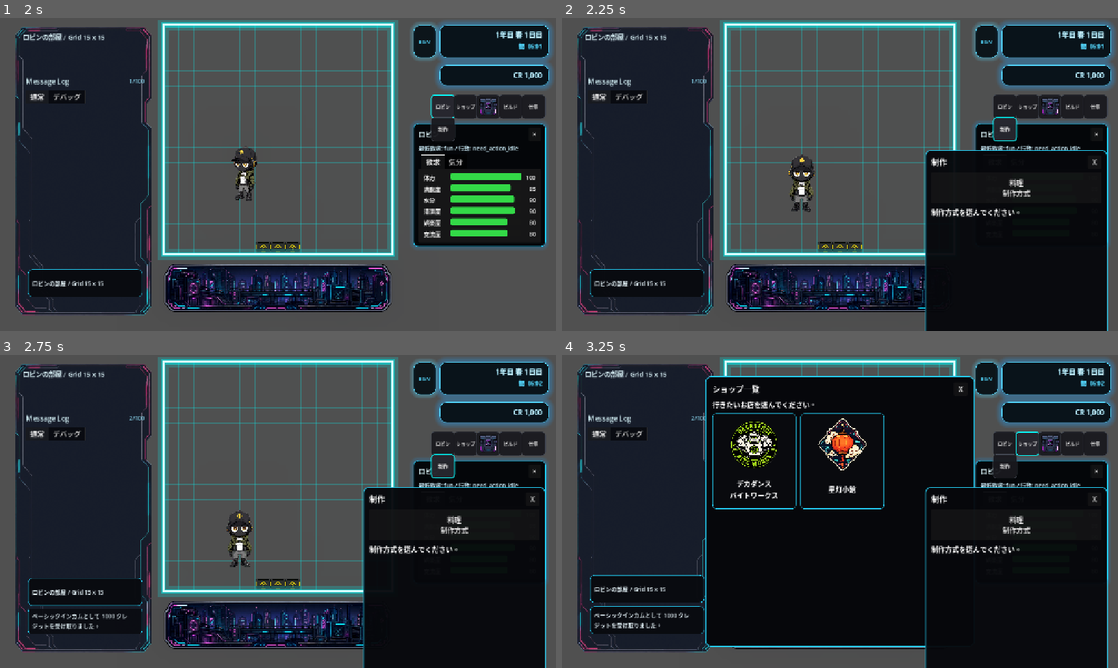
Above: before the commit, frames 1-4 (two rows, left to right).
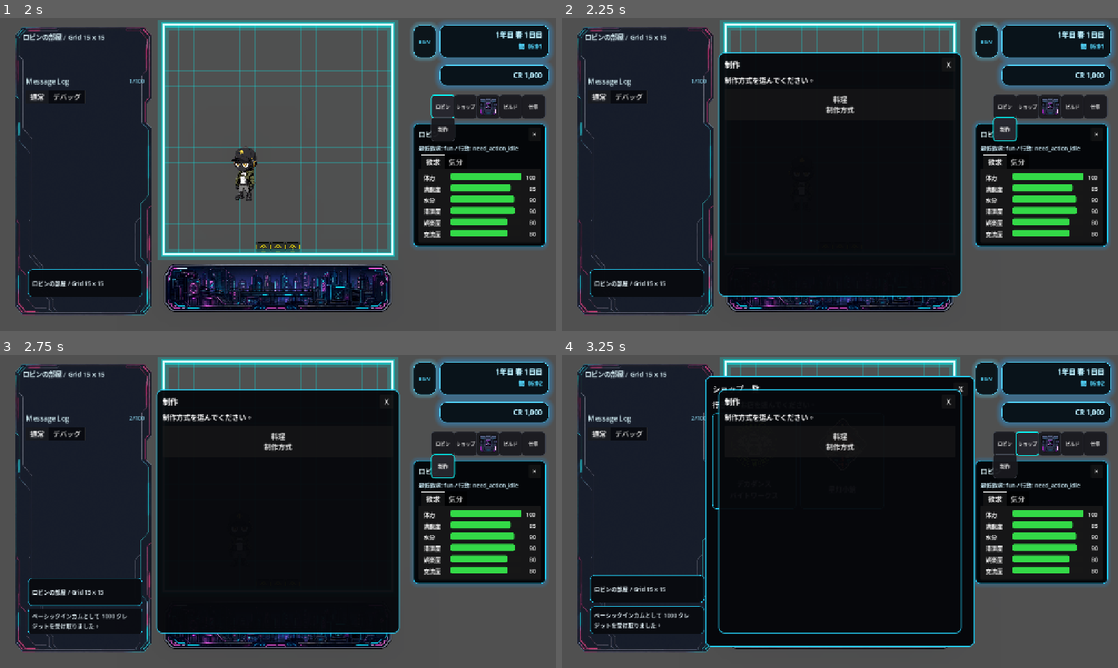
Above: after the commit, the same moments.

Repository: grimoire1089-coder/optimistic
Game: Godot game, scene res://Scenes/Boot/TitleScene.tscn
The game is run twice, just before and just after one commit, with the same random seed, the same clock (stepped at 60 frames per second) and the same inputs. Sound files missing from this copy of the repository are replaced by a short silence.
Inputs:
- Up to frame 1 (2 s): click "はじめる" at 0.5 s; click "ロビン" at 1.25 s
- Up to frame 2 (2.25 s): click "制作" at 2 s
- Up to frame 3 (2.75 s): no input
- Up to frame 4 (3.25 s): click "ショップ" at 2.75 s

Frame 1 is identical in both runs. In frame 2, 42% of the frame differs, in the area x 28-99%, y 10-100%; in frame 3, 42%; in frame 4, 13%.

Commit message:
Center craft UI and improve recipe cards

Diff:
--- a/Scripts/UI/HUD/CraftMenu.gd
+++ b/Scripts/UI/HUD/CraftMenu.gd
@@ -7,9 +7,9 @@
 	"res://Data/Craft/Recipes/Cooking_0001_WhiteRice.tres",
 ]
 
-const LARGE_MENU_TOP_RIGHT_OFFSET := Vector2(-444.0, 304.0)
-const LARGE_MENU_SIZE := Vector2(420.0, 520.0)
-const RECIPE_CARD_SIZE := Vector2(380.0, 170.0)
+const LARGE_MENU_SIZE := Vector2(560.0, 560.0)
+const RECIPE_CARD_SIZE := Vector2(520.0, 190.0)
+const RECIPE_ICON_SIZE := Vector2(72.0, 72.0)
 
 const TITLE_CRAFT_CODES := [0x5236, 0x4f5c]
 const TITLE_COOKING_CODES := [0x6599, 0x7406]
@@ -44,34 +44,59 @@
 var _selected_method_id: StringName = &""
 var _dynamic_nodes: Array[Node] = []
 var _recipes: Array[CraftRecipeData] = []
+var _back_button: Button
 
 
 func _ready() -> void:
 	visible = false
 	custom_minimum_size = LARGE_MENU_SIZE
-	call_deferred("_apply_large_layout_after_parent")
+	call_deferred("_apply_center_layout_after_parent")
 	if not is_in_group(&"craft_menu"):
 		add_to_group(&"craft_menu")
+	_ensure_header_back_button()
+	_move_detail_label_above_cards()
 	close_button.pressed.connect(close_menu)
 	cooking_button.pressed.connect(_on_cooking_pressed)
 	_load_recipes_once()
 	_show_category_view()
 
 
-func _apply_large_layout_after_parent() -> void:
-	anchor_left = 1.0
-	anchor_top = 0.0
-	anchor_right = 1.0
-	anchor_bottom = 0.0
-	offset_left = LARGE_MENU_TOP_RIGHT_OFFSET.x
-	offset_top = LARGE_MENU_TOP_RIGHT_OFFSET.y
-	offset_right = LARGE_MENU_TOP_RIGHT_OFFSET.x + LARGE_MENU_SIZE.x
-	offset_bottom = LARGE_MENU_TOP_RIGHT_OFFSET.y + LARGE_MENU_SIZE.y
+func _apply_center_layout_after_parent() -> void:
+	anchor_left = 0.5
+	anchor_top = 0.5
+	anchor_right = 0.5
+	anchor_bottom = 0.5
+	offset_left = -LARGE_MENU_SIZE.x * 0.5
+	offset_top = -LARGE_MENU_SIZE.y * 0.5
+	offset_right = LARGE_MENU_SIZE.x * 0.5
+	offset_bottom = LARGE_MENU_SIZE.y * 0.5
+
+
+func _ensure_header_back_button() -> void:
+	if _back_button != null and is_instance_valid(_back_button):
+		return
+	var header := close_button.get_parent() as HBoxContainer
+	if header == null:
+		return
+	_back_button = Button.new()
+	_back_button.custom_minimum_size = Vector2(72.0, 28.0)
+	_back_button.text = _string_from_codes(BACK_BUTTON_CODES)
+	_back_button.visible = false
+	_back_button.pressed.connect(_on_back_pressed)
+	header.add_child(_back_button)
+	header.move_child(_back_button, close_button.get_index())
+
+
+func _move_detail_label_above_cards() -> void:
+	var rows := category_list.get_parent() as VBoxContainer
+	if rows == null:
+		return
+	rows.move_child(detail_label, category_list.get_index())
 
 
 func open_menu() -> void:
 	visible = true
-	_apply_large_layout_after_parent()
+	_apply_center_layout_after_parent()
 	if _selected_method_id == cooking_method_id:
 		_show_cooking_view()
 		return
@@ -102,8 +127,9 @@
 func _show_category_view() -> void:
 	_clear_dynamic_nodes()
 	title_label.text = _string_from_codes(TITLE_CRAFT_CODES)
+	_set_header_back_visible(false)
 	cooking_button.visible = true
-	cooking_button.custom_minimum_size = Vector2(380.0, 72.0)
+	cooking_button.custom_minimum_size = Vector2(520.0, 72.0)
 	cooking_button.text = _string_from_codes(COOKING_BUTTON_TEXT_CODES)
 	detail_label.text = _string_from_codes(GUIDE_TEXT_CODES)
 
@@ -111,23 +137,21 @@
 func _show_cooking_view() -> void:
 	_clear_dynamic_nodes()
 	title_label.text = _string_from_codes(TITLE_COOKING_CODES)
+	_set_header_back_visible(true)
 	cooking_button.visible = false
-	_add_back_button()
 	if _recipes.is_empty():
 		detail_label.text = _string_from_codes(NO_RECIPE_CODES)
 		return
+	detail_label.text = _string_from_codes(COOKING_GUIDE_CODES)
 	for recipe in _recipes:
 		_add_recipe_card(recipe)
-	detail_label.text = _string_from_codes(COOKING_GUIDE_CODES)
-
-
-func _add_back_button() -> void:
-	var button := Button.new()
-	button.custom_minimum_size = Vector2(380.0, 40.0)
-	button.text = _string_from_codes(BACK_BUTTON_CODES)
-	button.pressed.connect(_on_back_pressed)
-	category_list.add_child(button)
-	_dynamic_nodes.append(button)
+
+
+func _set_header_back_visible(should_show: bool) -> void:
+	_ensure_header_back_button()
+	if _back_button == null:
+		return
+	_back_button.visible = should_show
 
 
 func _add_recipe_card(recipe: CraftRecipeData) -> void:
@@ -144,9 +168,21 @@
 	margin.add_theme_constant_override("margin_bottom", 10)
 	card.add_child(margin)
 
+	var card_row := HBoxContainer.new()
+	card_row.add_theme_constant_override("separation", 12)
+	margin.add_child(card_row)
+
+	var icon_rect := TextureRect.new()
+	icon_rect.custom_minimum_size = RECIPE_ICON_SIZE
+	icon_rect.expand_mode = TextureRect.EXPAND_IGNORE_SIZE
+	icon_rect.stretch_mode = TextureRect.STRETCH_KEEP_ASPECT_CENTERED
+	icon_rect.texture = _load_recipe_icon(recipe)
+	card_row.add_child(icon_rect)
+
 	var rows := VBoxContainer.new()
+	rows.size_flags_horizontal = Control.SIZE_EXPAND_FILL
 	rows.add_theme_constant_override("separation", 8)
-	margin.add_child(rows)
+	card_row.add_child(rows)
 
 	var name_label := Label.new()
 	name_label.text = _get_recipe_display_name(recipe)
@@ -159,7 +195,7 @@
 	rows.add_child(requirements_label)
 
 	var button := Button.new()
-	button.custom_minimum_size = Vector2(356.0, 42.0)
+	button.custom_minimum_size = Vector2(420.0, 42.0)
 	button.text = _string_from_codes(MAKE_BUTTON_CODES)
 	button.pressed.connect(Callable(self, "_on_recipe_pressed").bind(recipe))
 	rows.add_child(button)
@@ -339,6 +375,15 @@
 	return String(recipe.recipe_id)
 
 
+func _load_recipe_icon(recipe: CraftRecipeData) -> Texture2D:
+	if recipe == null or recipe.output_item == null:
+		return null
+	var icon_path := recipe.output_item.get_icon_path()
+	if icon_path.is_empty() or not ResourceLoader.exists(icon_path):
+		return null
+	return load(icon_path) as Texture2D
+
+
 func _get_inventory_module() -> Node:
 	var actor := get_node_or_null(actor_path)
 	if actor == null:
